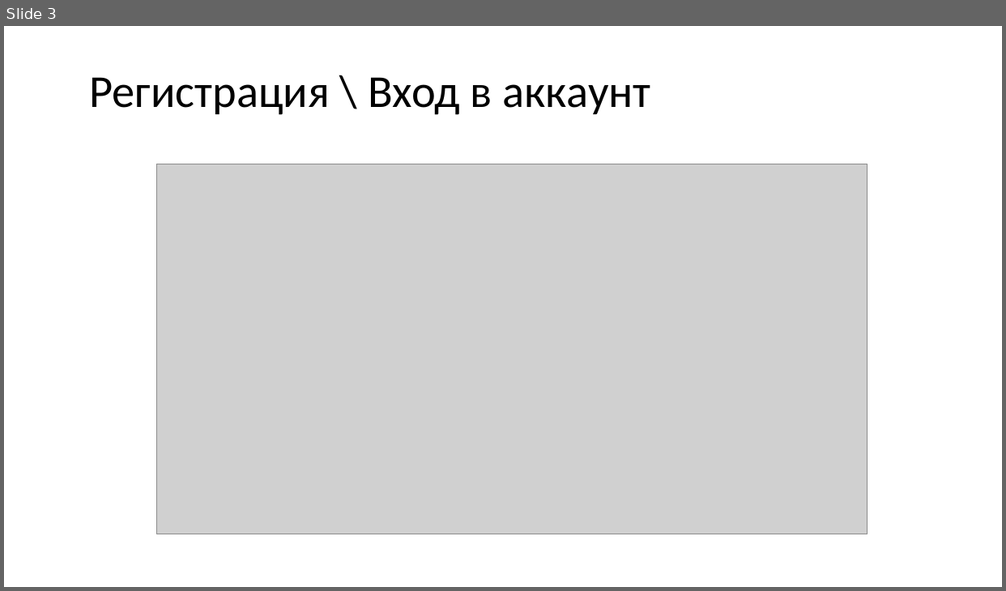
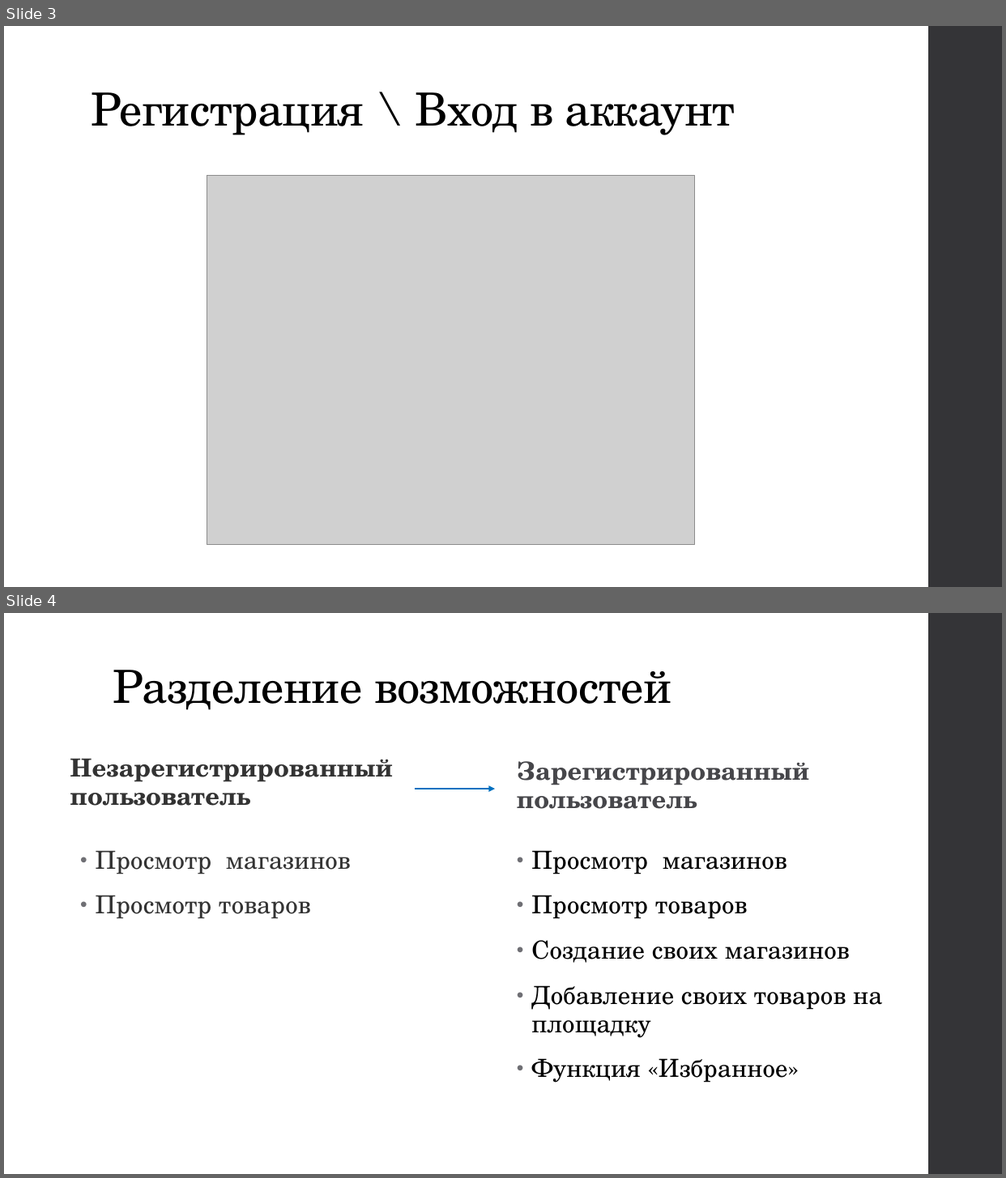
Before and after one commit to akerusan-s/flask-project, a slide deck: Презентация.pptx. Shown one above the other, each under a label of ours: slide 3 before the commit, slides 3 and 4 after it. The pictures are 1006x591 and 1006x1178 pixels, drawn with LibreOffice and Linux fonts; fonts in the diff are those of the drawing; grey boxes stand for pictures. Boxes give left, top, right and bottom in pixels: in the first picture for what was removed or moved away, otherwise in the second. Text is boxed around its words. In the diff, an @@ line names an element or a change of style, - is before the commit and + after.

```diff
--- a/Презентация.pptx
+++ b/Презентация.pptx
@@ slide 4 added at (x1=4, y1=613, x2=1002, y2=1174), background #FFFFFF; not listed: 1 template element that a slide beside it also shows @@
@@ title added at (x1=113, y1=670, x2=671, y2=710), 44 pt, text #000000 @@
+Разделение возможностей
@@ text added at (x1=70, y1=758, x2=393, y2=806), 24 pt, text #333333, bold @@
+Незарегистрированный пользователь
@@ text added at (x1=517, y1=761, x2=809, y2=809), 24 pt, text #46464A, bold @@
+Зарегистрированный пользователь
@@ arrow added from (415, 789) to (495, 789), #0070C0 1.5 pt @@
@@ text added at (x1=96, y1=850, x2=351, y2=919), 24 pt, text #333333 @@
+• Просмотр магазинов
+• Просмотр товаров
@@ text added at (x1=531, y1=850, x2=882, y2=1083), 24 pt, text #000000 @@
+• Просмотр магазинов
+• Просмотр товаров
+• Создание своих магазинов
+• Добавление своих товаров на площадку
+• Функция «Избранное»
@@ slide 3 changed as well @@
@@ title "Регистрация \ Вход в аккаунт" moved from (x1=89, y1=77, x2=651, y2=115) to (x1=91, y1=92, x2=735, y2=135) @@
@@ title "Регистрация \ Вход в аккаунт" at (x1=91, y1=92, x2=735, y2=135): font Calibri to TeX Gyre Schola, letter spacing 0 to -0.5 pt; vertical alignment middle to bottom @@
@@ rectangle added at (x1=928, y1=26, x2=1002, y2=587), fill #353537 @@
@@ picture resized from (x1=157, y1=165, x2=867, y2=535) to (x1=206, y1=176, x2=695, y2=544) @@
```
Also in this commit, not shown: 7 other slides changed, 6 other slides added, 1 slide removed, 1 other file.
